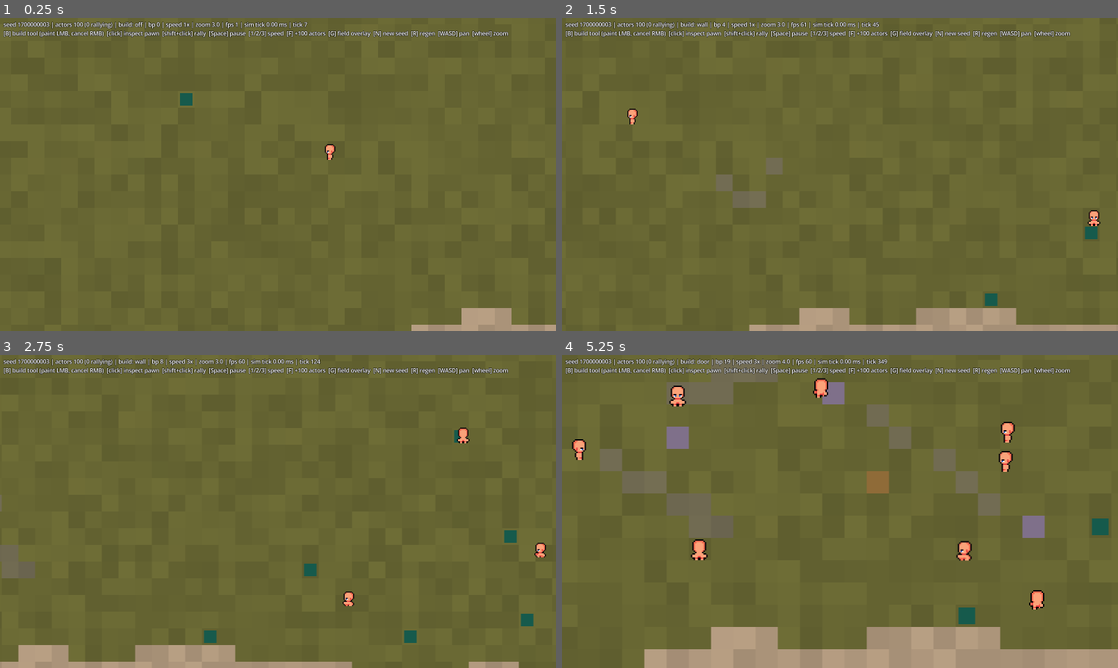
Above: before the commit, frames 1-4 (two rows, left to right).
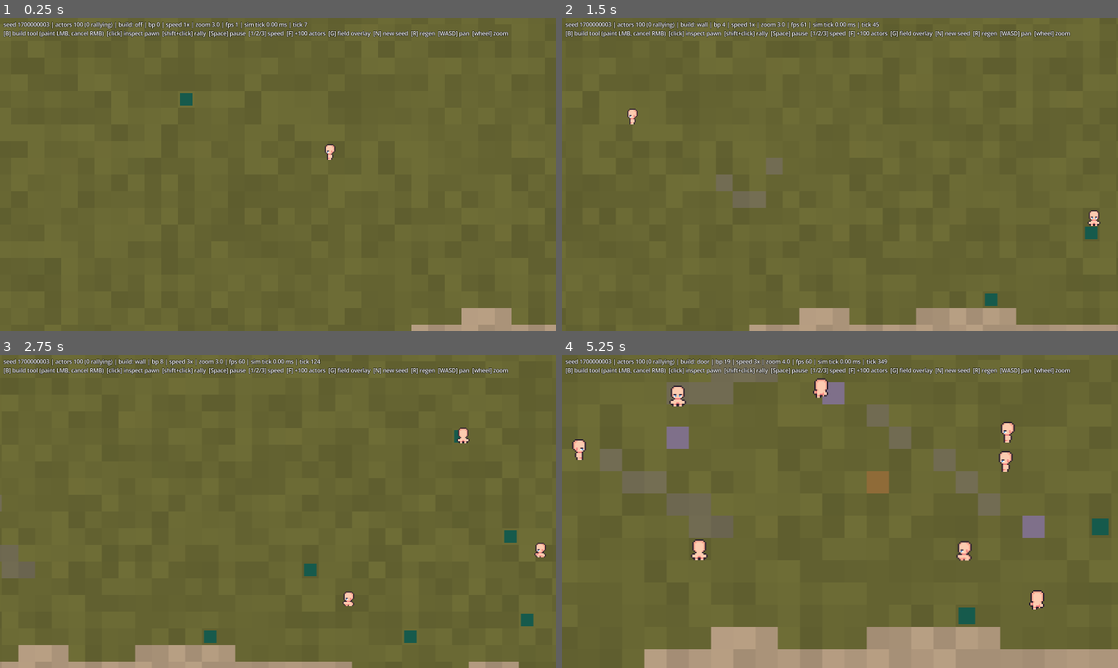
Above: after the commit, the same moments.

Repository: young-steveo/colony-sim
Game: Godot game, scene res://game/main.tscn
Two runs of this game, one before a commit and one after it. Both use one fixed random seed, a clock stepped at 60 frames per second and the inputs below.
Inputs (mouse positions are in pixels of both pictures, inside the frame that each line leads up to):
- Up to frame 1 (0.25 s): no input
- Up to frame 2 (1.5 s): move the mouse to (962, 158) at 0.52 s; hold D (pan_right) 0.53-1.25 s; hold B (build_tool) 0.53-1.25 s; click (962, 158) at 0.67 s; drag from (728, 190) to (812, 237) at 1.27 s
- Up to frame 3 (2.75 s): move the mouse to (333, 442) at 2.02 s; hold D (pan_right) from 2.03 s (still down); hold 2 (sim_speed_2) from 2.03 s (still down)
- Up to frame 4 (5.25 s): release D (pan_right) at 2.75 s; release 2 (sim_speed_2) at 2.75 s; drag from (812, 574) to (673, 464) at 2.77 s; move the mouse to (1006, 558) at 3.52 s; hold A (pan_left) 3.53-4.25 s; hold Mouse wheel up (zoom_in) 3.53-4.25 s; drag from (673, 464) to (756, 433) at 4.27 s; move the mouse to (867, 511) at 5.02 s; hold S (pan_down) from 5.03 s (still down); hold B (build_tool) from 5.03 s (still down); click (867, 511) at 5.17 s

The runs differ from the first frame. In frame 1, less than 0.1% of the frame differs, in the area x 58-61%, y 40-46%; in frame 2, 0.2%; in frame 3, 0.2%; in frame 4, 1.1%, in the area x 1-87%, y 7-82%.

Commit message:
Fix squared sprite colors: COLOR arrives pre-multiplied in fragment()
canvas_item fragment() receives COLOR with the texture sample already
baked in; multiplying texture() in again squared every channel
(#fdcbb0 skin -> #fba279). Direct assignment restores byte-exact
Resurrect 64 output, verified by framebuffer pixel probe.

Co-Authored-By: Claude Fable 5 <noreply@anthropic.com>

Diff:
--- a/render/actor_body.gdshader
+++ b/render/actor_body.gdshader
@@ -20,5 +20,8 @@
 
 void fragment() {
 	vec2 uv = clamp(UV, v_origin + HALF_TEXEL, v_origin + CELL - HALF_TEXEL);
-	COLOR *= texture(TEXTURE, uv);
+	// Plain assignment: COLOR already arrives with the texture sample baked
+	// in, so multiplying texture() in again squares the values (darkened,
+	// oversaturated sprites — found the hard way).
+	COLOR = texture(TEXTURE, uv);
 }
